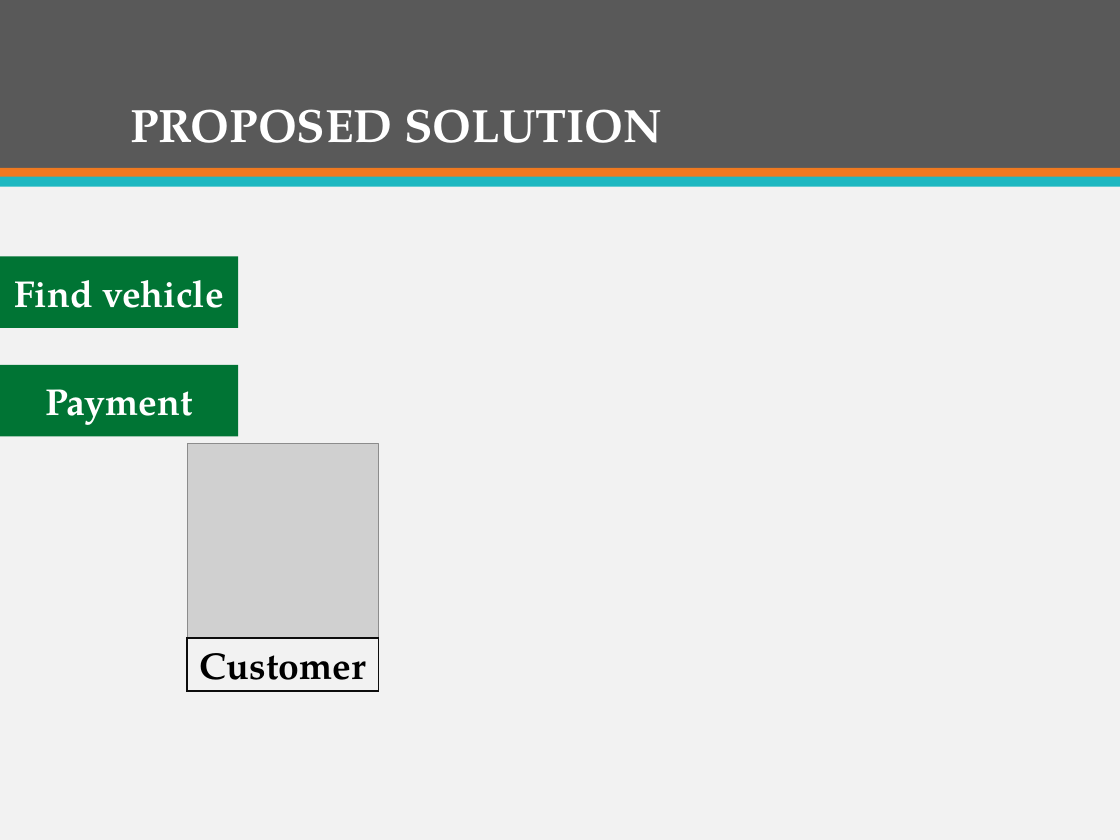
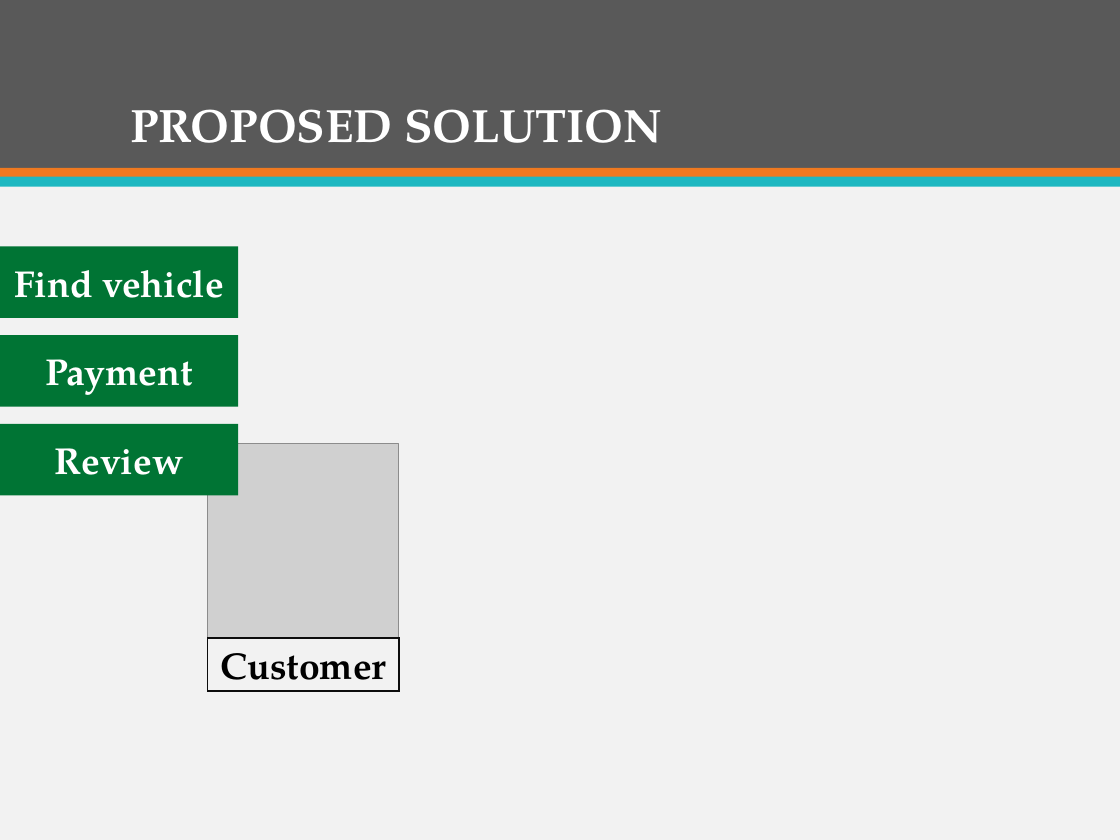
Before and after one commit to firzgard/CarRentalPortal, a slide deck: slide 21 of slide/CAR RENTAL PORTAL-Official.pptx (slide 22 before the commit). Drawn at 1120x840 pixels with LibreOffice and Linux fonts; fonts in the diff are those of the drawing; grey boxes stand for pictures. Boxes give left, top, right and bottom in pixels: in the first picture for what was removed or moved away, otherwise in the second. Text is boxed around its words. In the diff, an @@ line names an element or a change of style, - is before the commit and + after.

```diff
--- a/slide/CAR RENTAL PORTAL-Official.pptx
+++ b/slide/CAR RENTAL PORTAL-Official.pptx
@@ rectangle "Find vehicle" moved from (x1=0, y1=256, x2=239, y2=328) to (x1=0, y1=246, x2=239, y2=318) @@
@@ rectangle "Payment" moved from (x1=0, y1=365, x2=239, y2=437) to (x1=0, y1=335, x2=239, y2=407) @@
@@ rectangle added at (x1=0, y1=423, x2=239, y2=495), fill #007434, 24 pt, text #FFFFFF, bold @@
+Review
@@ picture moved from (x1=187, y1=444, x2=379, y2=637) to (x1=207, y1=444, x2=399, y2=637) @@
@@ rectangle "Customer" moved from (x1=187, y1=638, x2=379, y2=692) to (x1=207, y1=638, x2=399, y2=692) @@
```
Also in this commit, not shown: 9 other slides changed, 5 slides added, 6 slides removed.
